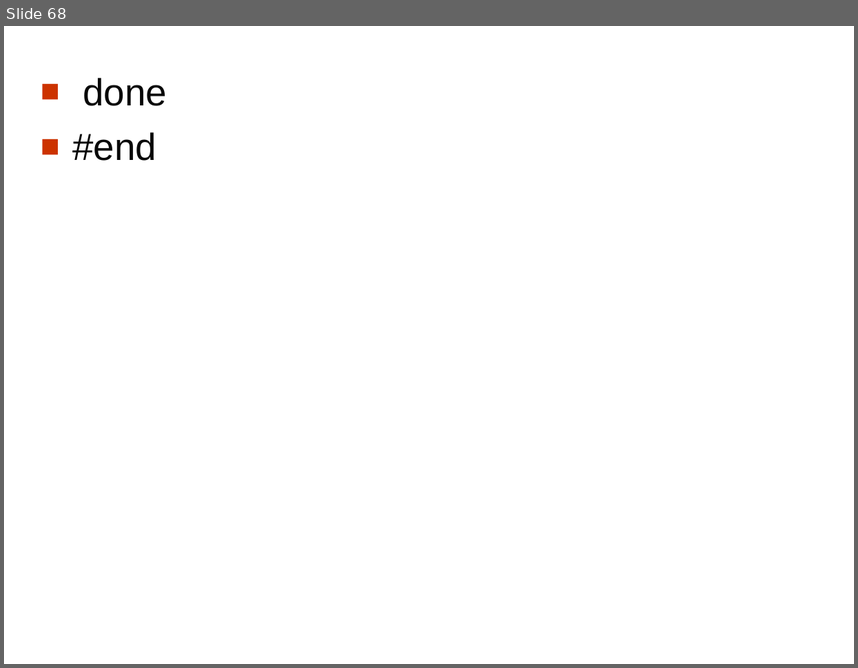
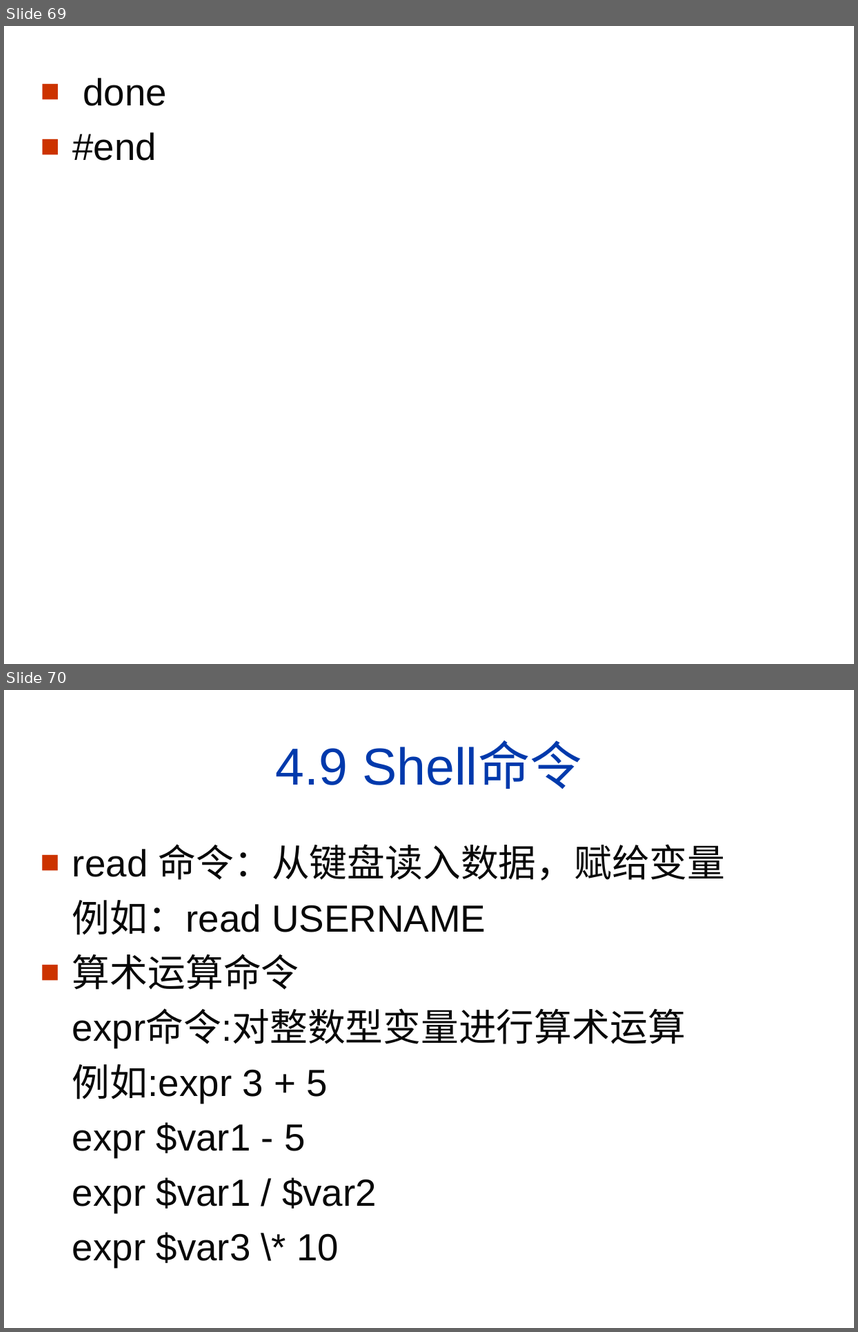
Before and after one commit to pingguocaihuiying/zhiliang729.github.io, a slide deck: shell/Shell_编程_教程.ppt. Shown one above the other, each under a label of ours: slide 68 before the commit, slides 69 and 70 after it. The pictures are 858x668 and 858x1332 pixels, drawn with LibreOffice and Linux fonts; fonts in the diff are those of the drawing; background and template pictures are left out. Boxes give left, top, right and bottom in pixels: in the first picture for what was removed or moved away, otherwise in the second. Text is boxed around its words. In the diff, an @@ line names an element or a change of style, - is before the commit and + after.

```diff
--- a/shell/Shell_编程_教程.ppt
+++ b/shell/Shell_编程_教程.ppt
@@ slide 70 added at <box>4,690,854,1328</box>, background picture (left out) @@
@@ title added at <box>276,744,582,789</box>, 44 pt, text #0039AC @@
+4.9 Shell命令
@@ text added at <box>72,844,726,1267</box>, 32 pt, text #080808 @@
+■ read 命令：从键盘读入数据，赋给变量
+例如：read USERNAME
+■ 算术运算命令
+expr命令:对整数型变量进行算术运算
+例如:expr 3 + 5
+expr $var1 - 5
+expr $var1 / $var2
+expr $var3 \* 10
@@ what was slide 68 is now slide 69 @@
```
Also in this commit, not shown: 6 slides changed, 2 other slides added, 3 other files.
